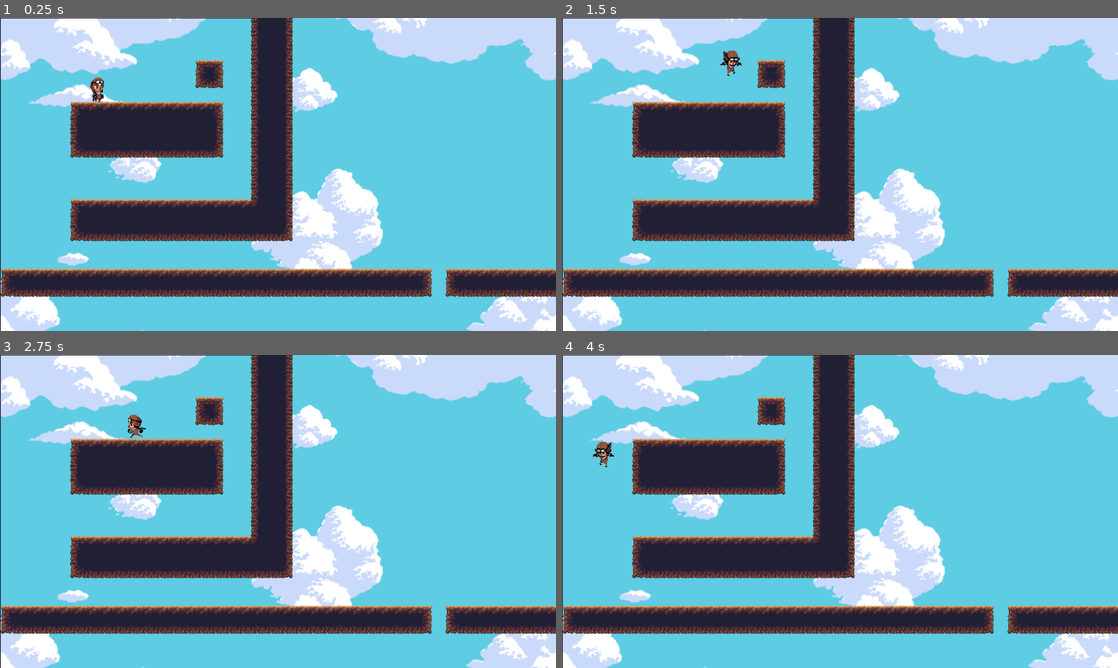
Above: before the commit, frames 1-4 (two rows, left to right).
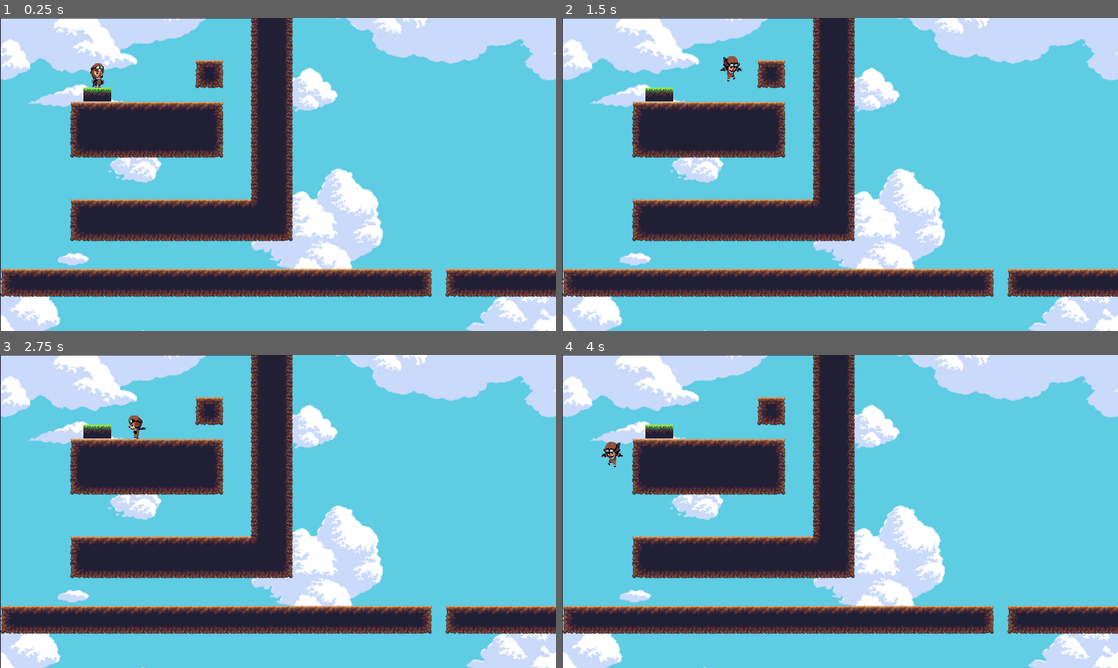
Above: after the commit, the same moments.

Repository: etse/godot-workshop
Game: Godot game, scene res://World1.tscn
The game is run twice, just before and just after one commit, with the same random seed, the same clock (stepped at 60 frames per second) and the same inputs. The engine's default icon, where the game draws it, is replaced by a stand-in: a white triangle on a blue panel in a dark square.
Inputs:
- Up to frame 1 (0.25 s): no input
- Up to frame 2 (1.5 s): tap Enter at 0.5 s; hold Right (ui_right) from 0.53 s (still down); tap Up (ui_up) at 0.77 s
- Up to frame 3 (2.75 s): tap Up (ui_up) at 1.52 s; release Right (ui_right) at 2.03 s; hold Left (ui_left) from 2.03 s (still down)
- Up to frame 4 (4 s): keep holding Left (ui_left); tap Up (ui_up) at 3.02, 3.77 s

The runs differ from the first frame. In frame 1, 0.4% of the frame differs, in the area x 15-20%, y 14-27%; in frame 2, 0.4%; in frame 3, 0.3%; in frame 4, 0.5%, in the area x 5-20%, y 22-36%.

Commit message:
Legger til oversikt i readme

Diff:
--- a/EksempelProsjekt/World1.tscn
+++ b/EksempelProsjekt/World1.tscn
@@ -1,9 +1,88 @@
-[gd_scene load_steps=5 format=2]
+[gd_scene load_steps=11 format=2]
 
 [ext_resource path="res://Player.tscn" type="PackedScene" id=1]
 [ext_resource path="res://tiles.tres" type="TileSet" id=2]
 [ext_resource path="res://Goal.tscn" type="PackedScene" id=3]
 [ext_resource path="res://assets/Sky.png" type="Texture" id=4]
+[ext_resource path="res://assets/Tiles/JungleDirtTileSet.png" type="Texture" id=5]
+
+[sub_resource type="ConvexPolygonShape2D" id=1]
+points = PoolVector2Array( 0, 0, 32, 0, 32, 32, 0, 32 )
+
+[sub_resource type="ConvexPolygonShape2D" id=2]
+points = PoolVector2Array( 0, 0, 32, 0, 32, 32, 0, 32 )
+
+[sub_resource type="ConvexPolygonShape2D" id=3]
+points = PoolVector2Array( 0, 0, 32, 0, 32, 32, 0, 32 )
+
+[sub_resource type="ConvexPolygonShape2D" id=4]
+points = PoolVector2Array( 0, 0, 32, 0, 32, 32, 0, 32 )
+
+[sub_resource type="TileSet" id=5]
+0/name = "JungleDirtTileSet.png 0"
+0/texture = ExtResource( 5 )
+0/tex_offset = Vector2( 0, 0 )
+0/modulate = Color( 1, 1, 1, 1 )
+0/region = Rect2( 0, 32, 32, 32 )
+0/tile_mode = 0
+0/occluder_offset = Vector2( 0, 0 )
+0/navigation_offset = Vector2( 0, 0 )
+0/shapes = [ {
+"autotile_coord": Vector2( 0, 0 ),
+"one_way": false,
+"one_way_margin": 1.0,
+"shape": SubResource( 1 ),
+"shape_transform": Transform2D( 1, 0, 0, 1, 0, 0 )
+} ]
+0/z_index = 0
+1/name = "JungleDirtTileSet.png 1"
+1/texture = ExtResource( 5 )
+1/tex_offset = Vector2( 0, 0 )
+1/modulate = Color( 1, 1, 1, 1 )
+1/region = Rect2( 32, 32, 32, 32 )
+1/tile_mode = 0
+1/occluder_offset = Vector2( 0, 0 )
+1/navigation_offset = Vector2( 0, 0 )
+1/shapes = [ {
+"autotile_coord": Vector2( 0, 0 ),
+"one_way": false,
+"one_way_margin": 1.0,
+"shape": SubResource( 2 ),
+"shape_transform": Transform2D( 1, 0, 0, 1, 0, 0 )
+} ]
+1/z_index = 0
+2/name = "JungleDirtTileSet.png 2"
+2/texture = ExtResource( 5 )
+2/tex_offset = Vector2( 0, 0 )
+2/modulate = Color( 1, 1, 1, 1 )
+2/region = Rect2( 64, 32, 32, 32 )
+2/tile_mode = 0
+2/occluder_offset = Vector2( 0, 0 )
+2/navigation_offset = Vector2( 0, 0 )
+2/shapes = [ {
+"autotile_coord": Vector2( 0, 0 ),
+"one_way": false,
+"one_way_margin": 1.0,
+"shape": SubResource( 3 ),
+"shape_transform": Transform2D( 1, 0, 0, 1, 0, 0 )
+} ]
+2/z_index = 0
+3/name = "JungleDirtTileSet.png 3"
+3/texture = ExtResource( 5 )
+3/tex_offset = Vector2( 0, 0 )
+3/modulate = Color( 1, 1, 1, 1 )
+3/region = Rect2( 96, 32, 32, 32 )
+3/tile_mode = 0
+3/occluder_offset = Vector2( 0, 0 )
+3/navigation_offset = Vector2( 0, 0 )
+3/shapes = [ {
+"autotile_coord": Vector2( 0, 0 ),
+"one_way": false,
+"one_way_margin": 1.0,
+"shape": SubResource( 4 ),
+"shape_transform": Transform2D( 1, 0, 0, 1, 0, 0 )
+} ]
+3/z_index = 0
 
 [node name="World1" type="Node2D"]
 
@@ -33,3 +112,9 @@
 scale = Vector2( 2, 2 )
 texture = ExtResource( 4 )
 centered = false
+
+[node name="TileMap2" type="TileMap" parent="."]
+tile_set = SubResource( 5 )
+cell_size = Vector2( 32, 32 )
+format = 1
+tile_data = PoolIntArray( 327686, 1, 0, 327687, 1, 0 )
Not shown, changed: 03-fysikk-og-kollisjoner.md
Not shown, changed: README.md
